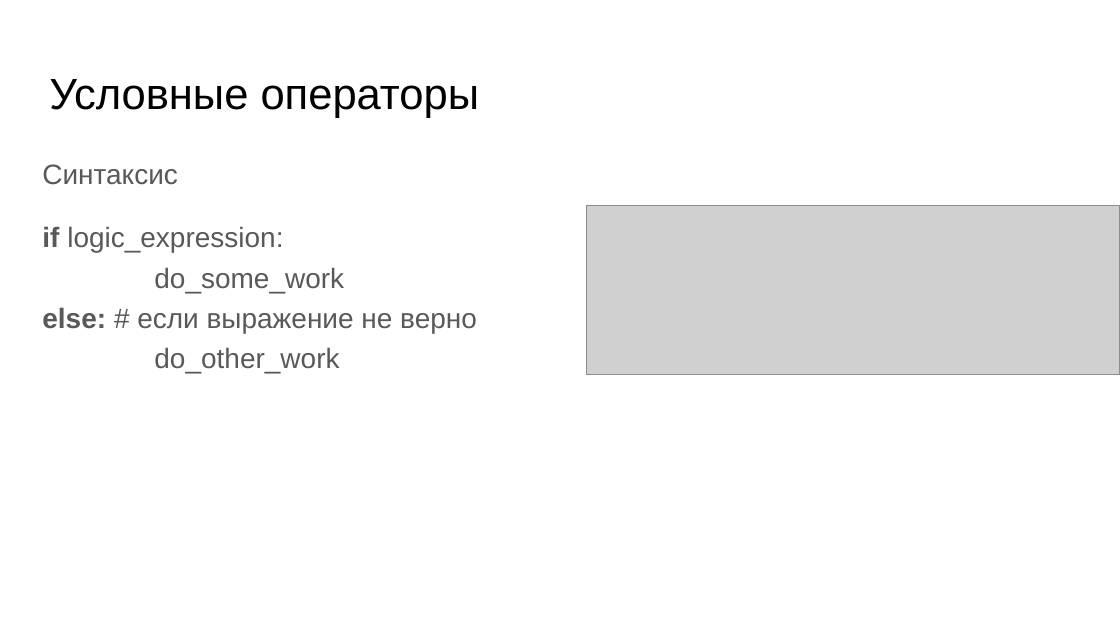
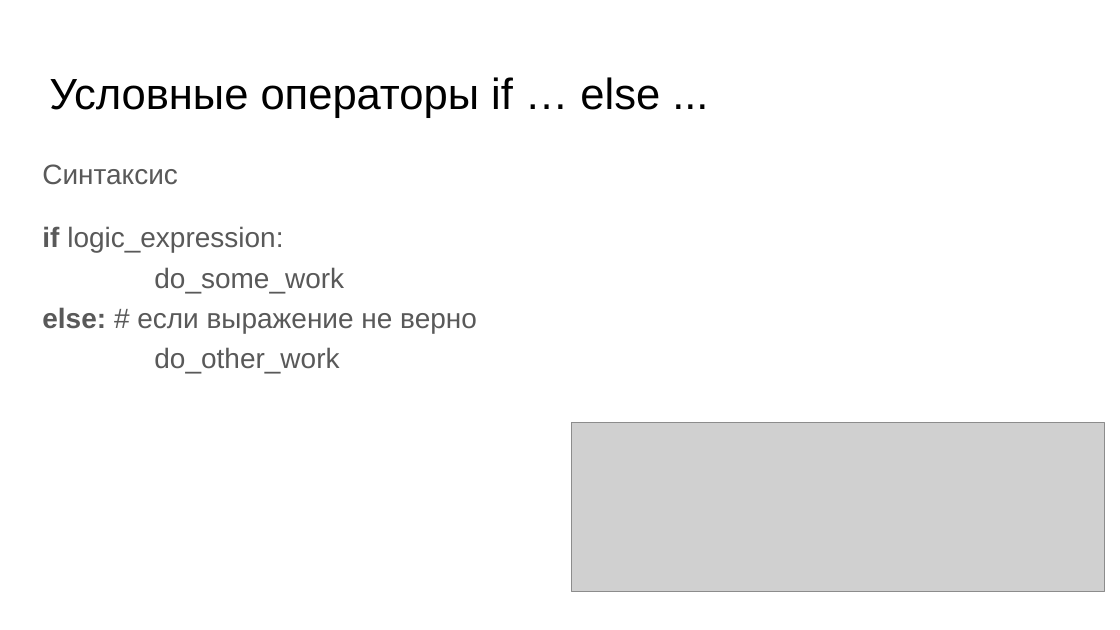
Before and after one commit to skhayrulin/python_course, a slide deck: slide 44 of lecture/Lecture3.pptx (slide 22 before the commit). Drawn at 1120x630 pixels with LibreOffice and Linux fonts; fonts in the diff are those of the drawing; grey boxes stand for pictures. Boxes give left, top, right and bottom in pixels: in the first picture for what was removed or moved away, otherwise in the second. Text is boxed around its words. In the diff, an @@ line names an element or a change of style, - is before the commit and + after.

```diff
--- a/lecture/Lecture3.pptx
+++ b/lecture/Lecture3.pptx
@@ title at (49,77,660,118): text changed @@
-Условные операторы
+Условные операторы if … else ...
@@ picture removed at (587,205,1120,374) @@
@@ picture added at (571,422,1104,591) @@
```
Also in this commit, not shown: 10 other slides changed, 38 slides added, 4 slides removed, 1 other file.
